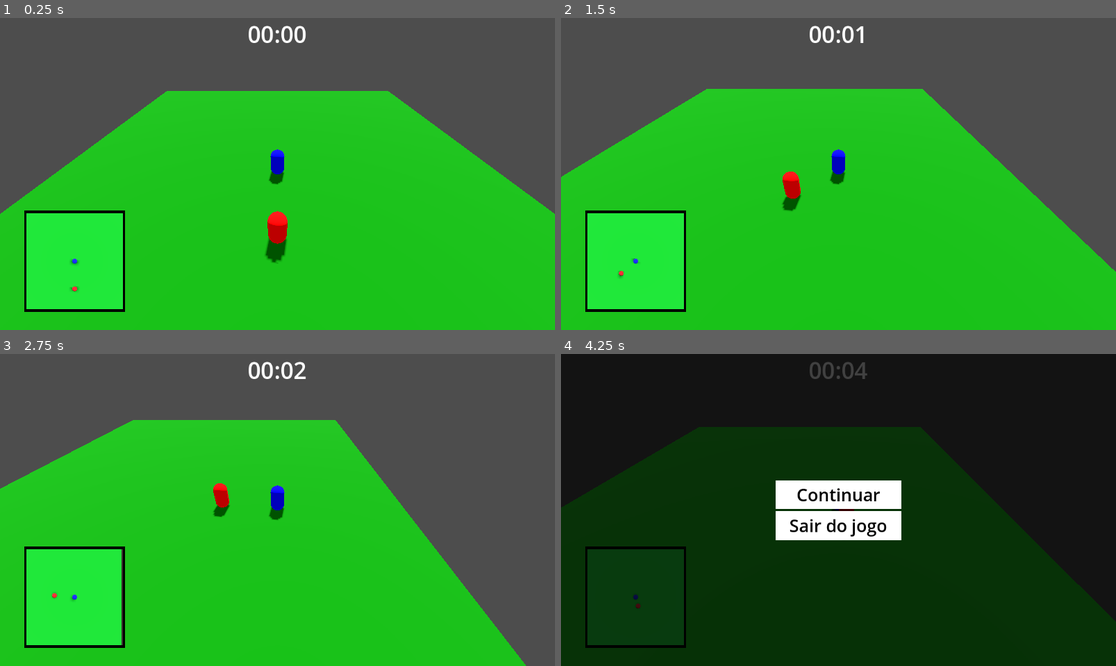
Above: before the commit, frames 1-4 (two rows, left to right).
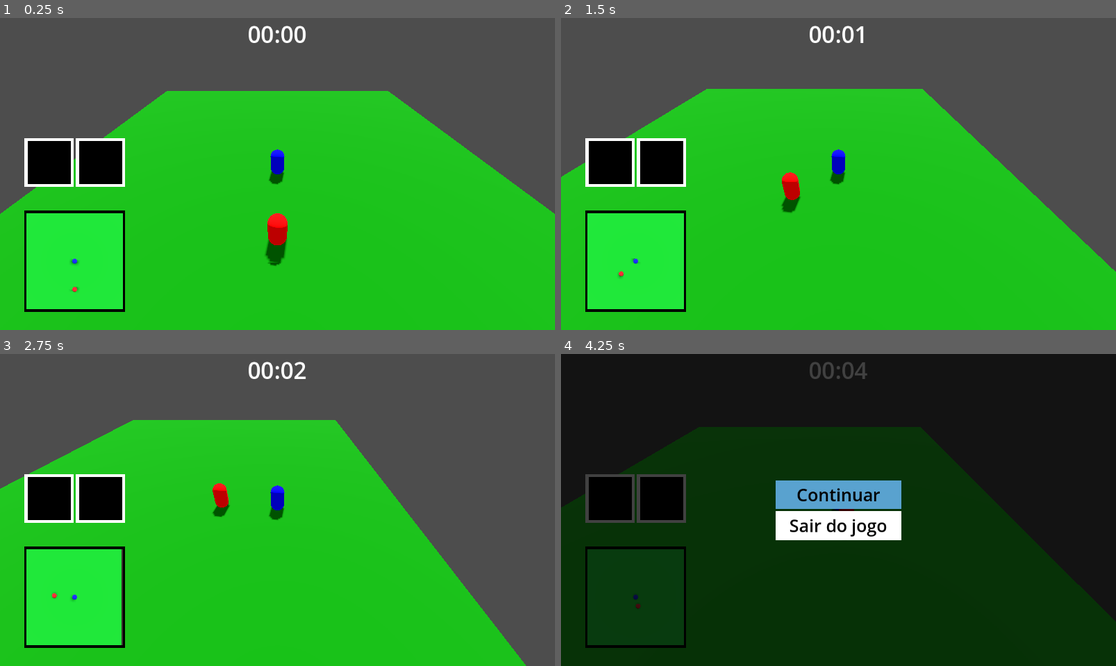
Above: after the commit, the same moments.

Repository: mugrilo18/Enemy-Escape
Game: Godot game, scene res://Scenes/main.tscn
The game is run twice, just before and just after one commit, with the same random seed, the same clock (stepped at 60 frames per second) and the same inputs.
Inputs:
- Up to frame 1 (0.25 s): no input
- Up to frame 2 (1.5 s): hold Right (ui_right) 0.53-1.28 s; hold Down (ui_down) from 1.28 s (still down)
- Up to frame 3 (2.75 s): release Down (ui_down) at 2.03 s; hold Right (ui_right) from 2.03 s (still down)
- Up to frame 4 (4.25 s): release Right (ui_right) at 2.78 s; hold Up (ui_up) 2.78-3.53 s; hold Left (ui_left) from 3.53 s (still down); tap Escape (ui_cancel) at 4.15 s

The runs differ from the first frame. In frame 1, 2.9% of the frame differs, in the area x 4-52%, y 38-88%; in frame 2, 2.9%; in frame 3, 2.8%; in frame 4, 4.6%, in the area x 4-62%, y 38-81%.

Commit message:
Protótipo de inventário, atualização em botões de movimentação

Diff:
--- a/Scenes/enemy.tscn
+++ b/Scenes/enemy.tscn
@@ -21,3 +21,5 @@
 
 [node name="NavigationAgent3D" type="NavigationAgent3D" parent="."]
 debug_enabled = true
+
+[connection signal="target_reached" from="NavigationAgent3D" to="." method="_on_navigation_agent_3d_target_reached"]
--- /dev/null
+++ b/Scenes/item.tscn
@@ -0,0 +1,15 @@
+[gd_scene format=3 uid="uid://bkkqvta5hw312"]
+
+[node name="Itens" type="Control"]
+layout_mode = 3
+anchors_preset = 15
+anchor_right = 1.0
+anchor_bottom = 1.0
+grow_horizontal = 2
+grow_vertical = 2
+
+[node name="ColorRect" type="ColorRect" parent="."]
+layout_mode = 0
+offset_right = 90.0
+offset_bottom = 90.0
+color = Color(0, 0, 0, 1)
--- /dev/null
+++ b/Scenes/item_holder.tscn
@@ -0,0 +1,54 @@
+[gd_scene load_steps=2 format=3 uid="uid://bqtgcrholip3b"]
+
+[ext_resource type="PackedScene" uid="uid://bkkqvta5hw312" path="res://Scenes/item.tscn" id="1_1c2c6"]
+
+[node name="ItemHolder" type="Control"]
+layout_mode = 3
+anchors_preset = 15
+anchor_right = 1.0
+anchor_bottom = 1.0
+grow_horizontal = 2
+grow_vertical = 2
+
+[node name="item_holder" type="HBoxContainer" parent="."]
+layout_mode = 1
+anchors_preset = 2
+anchor_top = 1.0
+anchor_bottom = 1.0
+offset_left = 50.0
+offset_top = -398.0
+offset_right = 260.0
+offset_bottom = -298.0
+grow_vertical = 0
+
+[node name="Item1" type="ColorRect" parent="item_holder"]
+layout_mode = 2
+size_flags_horizontal = 3
+
+[node name="Item" parent="item_holder/Item1" instance=ExtResource("1_1c2c6")]
+layout_mode = 1
+anchors_preset = 8
+anchor_left = 0.5
+anchor_top = 0.5
+anchor_right = 0.5
+anchor_bottom = 0.5
+offset_left = -45.0
+offset_top = -45.0
+offset_right = 45.0
+offset_bottom = 45.0
+
+[node name="Item2" type="ColorRect" parent="item_holder"]
+layout_mode = 2
+size_flags_horizontal = 3
+
+[node name="Item" parent="item_holder/Item2" instance=ExtResource("1_1c2c6")]
+layout_mode = 1
+anchors_preset = 8
+anchor_left = 0.5
+anchor_top = 0.5
+anchor_right = 0.5
+anchor_bottom = 0.5
+offset_left = -45.0
+offset_top = -45.0
+offset_right = 45.0
+offset_bottom = 45.0
--- a/Scenes/main.tscn
+++ b/Scenes/main.tscn
@@ -6,6 +6,7 @@
 [ext_resource type="PackedScene" uid="uid://1yhxgw02x0du" path="res://Scenes/pause_menu.tscn" id="4_1w0gm"]
 [ext_resource type="PackedScene" uid="uid://wqrhgci0la0i" path="res://Scenes/timer.tscn" id="4_e8b73"]
 [ext_resource type="PackedScene" uid="uid://cal8rnbl0gk4e" path="res://Scenes/mini_map.tscn" id="5_7v10w"]
+[ext_resource type="PackedScene" uid="uid://bqtgcrholip3b" path="res://Scenes/item_holder.tscn" id="5_8v8kg"]
 
 [sub_resource type="ProceduralSkyMaterial" id="ProceduralSkyMaterial_4so7a"]
 sky_top_color = Color(0.211765, 0.470588, 0.678431, 1)
@@ -64,6 +65,8 @@
 [node name="PauseMenu" parent="UI" node_paths=PackedStringArray("player") instance=ExtResource("4_1w0gm")]
 player = NodePath("../../Player")
 
+[node name="ItemHolder" parent="UI" instance=ExtResource("5_8v8kg")]
+
 [node name="NavigationRegion3D" type="NavigationRegion3D" parent="."]
 navigation_mesh = SubResource("NavigationMesh_o25pb")
 
--- a/Scenes/pause_menu.tscn
+++ b/Scenes/pause_menu.tscn
@@ -1,7 +1,18 @@
-[gd_scene load_steps=3 format=3 uid="uid://1yhxgw02x0du"]
+[gd_scene load_steps=6 format=3 uid="uid://1yhxgw02x0du"]
 
 [ext_resource type="Theme" uid="uid://h0p28uku3deb" path="res://Themes/button.tres" id="1_h8xq5"]
-[ext_resource type="Script" path="res://pause_menu.gd" id="1_wmiuv"]
+[ext_resource type="Script" path="res://Scripts/pause_menu.gd" id="1_wmiuv"]
+
+[sub_resource type="InputEventKey" id="InputEventKey_02kte"]
+device = -1
+keycode = 4194305
+
+[sub_resource type="InputEventJoypadButton" id="InputEventJoypadButton_5goiv"]
+button_index = 6
+pressed = true
+
+[sub_resource type="Shortcut" id="Shortcut_vsj8o"]
+events = [SubResource("InputEventKey_02kte"), SubResource("InputEventJoypadButton_5goiv")]
 
 [node name="PauseMenu" type="CanvasLayer"]
 process_mode = 3
@@ -34,6 +45,7 @@
 size_flags_vertical = 3
 mouse_default_cursor_shape = 2
 theme = ExtResource("1_h8xq5")
+shortcut = SubResource("Shortcut_vsj8o")
 text = "Continuar"
 
 [node name="quit" type="Button" parent="button_holder"]
--- a/Scripts/Player.gd
+++ b/Scripts/Player.gd
@@ -10,7 +10,7 @@
 	if not is_on_floor():
 		velocity.y -= gravity * delta
 
-	var input_dir = Input.get_vector("ui_left", "ui_right", "ui_up", "ui_down")
+	var input_dir = Input.get_vector("left", "right", "up", "down")
 	var direction = (transform.basis * Vector3(input_dir.x, 0, input_dir.y)).normalized()
 	if direction:
 		velocity.x = direction.x * SPEED
--- a/Scripts/enemy.gd
+++ b/Scripts/enemy.gd
@@ -10,11 +10,15 @@
 	var next_location = nav_agent.get_next_path_position()
 	var new_velocity = (next_location - current_location).normalized() * speed
 
-	nav_agent.target_position = player.global_position
-
-	velocity = new_velocity
-
-	move_and_slide()
+	if is_instance_valid(player):
+		nav_agent.target_position = player.global_position
+		velocity = velocity.move_toward(new_velocity, .25)
+		move_and_slide()
+	else:
+		nav_agent.navigation_finished
 
 func update_taget_location(target_location):
 	nav_agent.set_taget_location(target_location)
+
+func _on_navigation_agent_3d_target_reached():
+	player.queue_free()
--- a/Scripts/main.gd
+++ b/Scripts/main.gd
@@ -2,5 +2,10 @@
 
 @onready var player = $Player
 
-func _physics_process(delta):
-	get_tree().call_group("Inimigos", "update_target_location", player.global_transform.origin)
+func _process(delta):
+	if player:
+		Input.mouse_mode = Input.MOUSE_MODE_HIDDEN
+		get_tree().call_group("Inimigos", "update_target_location", player.global_transform.origin)
+	else:
+		get_tree().change_scene_to_file("res://Scenes/pause_menu.tscn")
+		Input.mouse_mode = Input.MOUSE_MODE_VISIBLE
--- a/pause_menu.gd
+++ b/Scripts/pause_menu.gd
@@ -1,15 +1,19 @@
 extends CanvasLayer
 
 @export var player : CharacterBody3D
+
+@onready var resume_btn = $button_holder/resume
 
 func _ready():
 	visible = false
 
 func _unhandled_input(event):
-	if event.is_action_pressed("ui_cancel"):
+	if event.is_action_pressed("config"):
 		Input.mouse_mode = Input.MOUSE_MODE_VISIBLE
 		visible = true
 		get_tree().paused = true
+		resume_btn.grab_focus()
+
 
 func _on_resume_pressed():
 	visible = false
--- a/Themes/button.tres
+++ b/Themes/button.tres
@@ -1,4 +1,7 @@
-[gd_resource type="Theme" load_steps=4 format=3 uid="uid://h0p28uku3deb"]
+[gd_resource type="Theme" load_steps=5 format=3 uid="uid://h0p28uku3deb"]
+
+[sub_resource type="StyleBoxFlat" id="StyleBoxFlat_guxvg"]
+bg_color = Color(0.34862, 0.635405, 0.811311, 1)
 
 [sub_resource type="StyleBoxFlat" id="StyleBoxFlat_4qwtn"]
 bg_color = Color(0.34902, 0.635294, 0.811765, 1)
@@ -11,9 +14,12 @@
 
 [resource]
 Button/colors/font_color = Color(0, 0, 0, 1)
+Button/colors/font_focus_color = Color(0, 0, 0, 1)
+Button/colors/font_hover_color = Color(0, 0, 0, 1)
 Button/colors/font_hover_pressed_color = Color(0, 0, 0, 1)
 Button/colors/font_pressed_color = Color(0, 0, 0, 1)
 Button/font_sizes/font_size = 36
+Button/styles/focus = SubResource("StyleBoxFlat_guxvg")
 Button/styles/hover = SubResource("StyleBoxFlat_4qwtn")
 Button/styles/normal = SubResource("StyleBoxFlat_vcrg1")
 Button/styles/pressed = SubResource("StyleBoxFlat_b34lg")
--- a/project.godot
+++ b/project.godot
@@ -19,6 +19,43 @@
 
 window/size/mode=2
 
+[input]
+
+right={
+"deadzone": 0.5,
+"events": [Object(InputEventKey,"resource_local_to_scene":false,"resource_name":"","device":-1,"window_id":0,"alt_pressed":false,"shift_pressed":false,"ctrl_pressed":false,"meta_pressed":false,"pressed":false,"keycode":0,"physical_keycode":68,"key_label":0,"unicode":100,"echo":false,"script":null)
+, Object(InputEventKey,"resource_local_to_scene":false,"resource_name":"","device":-1,"window_id":0,"alt_pressed":false,"shift_pressed":false,"ctrl_pressed":false,"meta_pressed":false,"pressed":false,"keycode":0,"physical_keycode":4194321,"key_label":0,"unicode":0,"echo":false,"script":null)
+, Object(InputEventJoypadMotion,"resource_local_to_scene":false,"resource_name":"","device":-1,"axis":0,"axis_value":1.0,"script":null)
+]
+}
+left={
+"deadzone": 0.5,
+"events": [Object(InputEventKey,"resource_local_to_scene":false,"resource_name":"","device":-1,"window_id":0,"alt_pressed":false,"shift_pressed":false,"ctrl_pressed":false,"meta_pressed":false,"pressed":false,"keycode":0,"physical_keycode":65,"key_label":0,"unicode":97,"echo":false,"script":null)
+, Object(InputEventKey,"resource_local_to_scene":false,"resource_name":"","device":-1,"window_id":0,"alt_pressed":false,"shift_pressed":false,"ctrl_pressed":false,"meta_pressed":false,"pressed":false,"keycode":0,"physical_keycode":4194319,"key_label":0,"unicode":0,"echo":false,"script":null)
+, Object(InputEventJoypadMotion,"resource_local_to_scene":false,"resource_name":"","device":-1,"axis":0,"axis_value":-1.0,"script":null)
+]
+}
+up={
+"deadzone": 0.5,
+"events": [Object(InputEventKey,"resource_local_to_scene":false,"resource_name":"","device":-1,"window_id":0,"alt_pressed":false,"shift_pressed":false,"ctrl_pressed":false,"meta_pressed":false,"pressed":false,"keycode":0,"physical_keycode":87,"key_label":0,"unicode":119,"echo":false,"script":null)
+, Object(InputEventKey,"resource_local_to_scene":false,"resource_name":"","device":-1,"window_id":0,"alt_pressed":false,"shift_pressed":false,"ctrl_pressed":false,"meta_pressed":false,"pressed":false,"keycode":0,"physical_keycode":4194320,"key_label":0,"unicode":0,"echo":false,"script":null)
+, Object(InputEventJoypadMotion,"resource_local_to_scene":false,"resource_name":"","device":-1,"axis":1,"axis_value":-1.0,"script":null)
+]
+}
+down={
+"deadzone": 0.5,
+"events": [Object(InputEventKey,"resource_local_to_scene":false,"resource_name":"","device":-1,"window_id":0,"alt_pressed":false,"shift_pressed":false,"ctrl_pressed":false,"meta_pressed":false,"pressed":false,"keycode":0,"physical_keycode":83,"key_label":0,"unicode":115,"echo":false,"script":null)
+, Object(InputEventKey,"resource_local_to_scene":false,"resource_name":"","device":-1,"window_id":0,"alt_pressed":false,"shift_pressed":false,"ctrl_pressed":false,"meta_pressed":false,"pressed":false,"keycode":0,"physical_keycode":4194322,"key_label":0,"unicode":0,"echo":false,"script":null)
+, Object(InputEventJoypadMotion,"resource_local_to_scene":false,"resource_name":"","device":-1,"axis":1,"axis_value":1.0,"script":null)
+]
+}
+config={
+"deadzone": 0.5,
+"events": [Object(InputEventKey,"resource_local_to_scene":false,"resource_name":"","device":-1,"window_id":0,"alt_pressed":false,"shift_pressed":false,"ctrl_pressed":false,"meta_pressed":false,"pressed":false,"keycode":0,"physical_keycode":4194305,"key_label":0,"unicode":0,"echo":false,"script":null)
+, Object(InputEventJoypadButton,"resource_local_to_scene":false,"resource_name":"","device":-1,"button_index":6,"pressure":0.0,"pressed":true,"script":null)
+]
+}
+
 [rendering]
 
 renderer/rendering_method="gl_compatibility"
Not shown: 1 places in Scenes/main.tscn that only renumber resources
